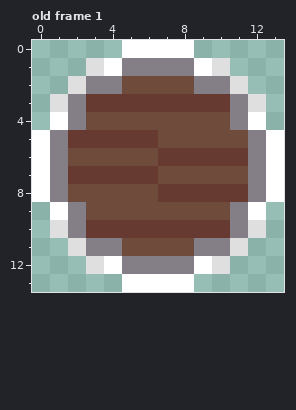
Edited in one commit: pixel-art file (Assets/World/Bcir0.aseprite). That is the earlier state.
14x14 pixels, 1 frame. Colours within 5 levels of each other are drawn and written as one. Shown: old frame 1. The commit also changed other frames, which this record leaves out.
And afterwards:
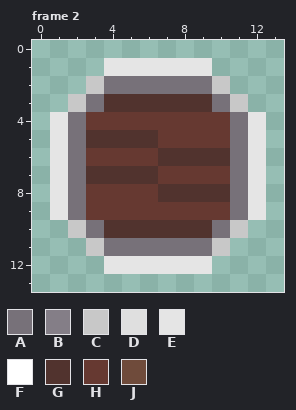
Palette (. is transparent): A #777179  B #847e87  C #c8c8c8  D #dfdfdf  E #e5e5e5  F #ffffff  G #51332e  H #663931  J #6f4b3b
A new or re-ordered frame is compared with the old frame closest to it.
Change:
frames 1 -> 3
layer "btn" added
layer "mask" opacity 10% added
layer "Layer 1" removed
Changed rows in their new state; - is an unchanged pixel.
Frame 2 is new; against old frame 1:
first column x 0:
 0 -----....-----
 1 ---.EEEEEE.---
 2 --.CAAAAAAC.--
 3 -.CAGGGGGGAC.-
 4 -EAHHHHHHHHAE-
 5 .EAGGGGHHHHAE.
 6 .EAHHHHGGGGAE.
 7 .EAGGGGHHHHAE.
 8 .EAHHHHGGGGAE.
 9 -EAHHHHHHHHAE-
10 -.CAGGGGGGAC.-
11 --.CAAAAAAC.--
12 ---.EEEEEE.---
13 -----....-----
Where, in picture pixels (left, top, right, bottom), the same in both pictures:
changed: (32, 40, 284, 292)
